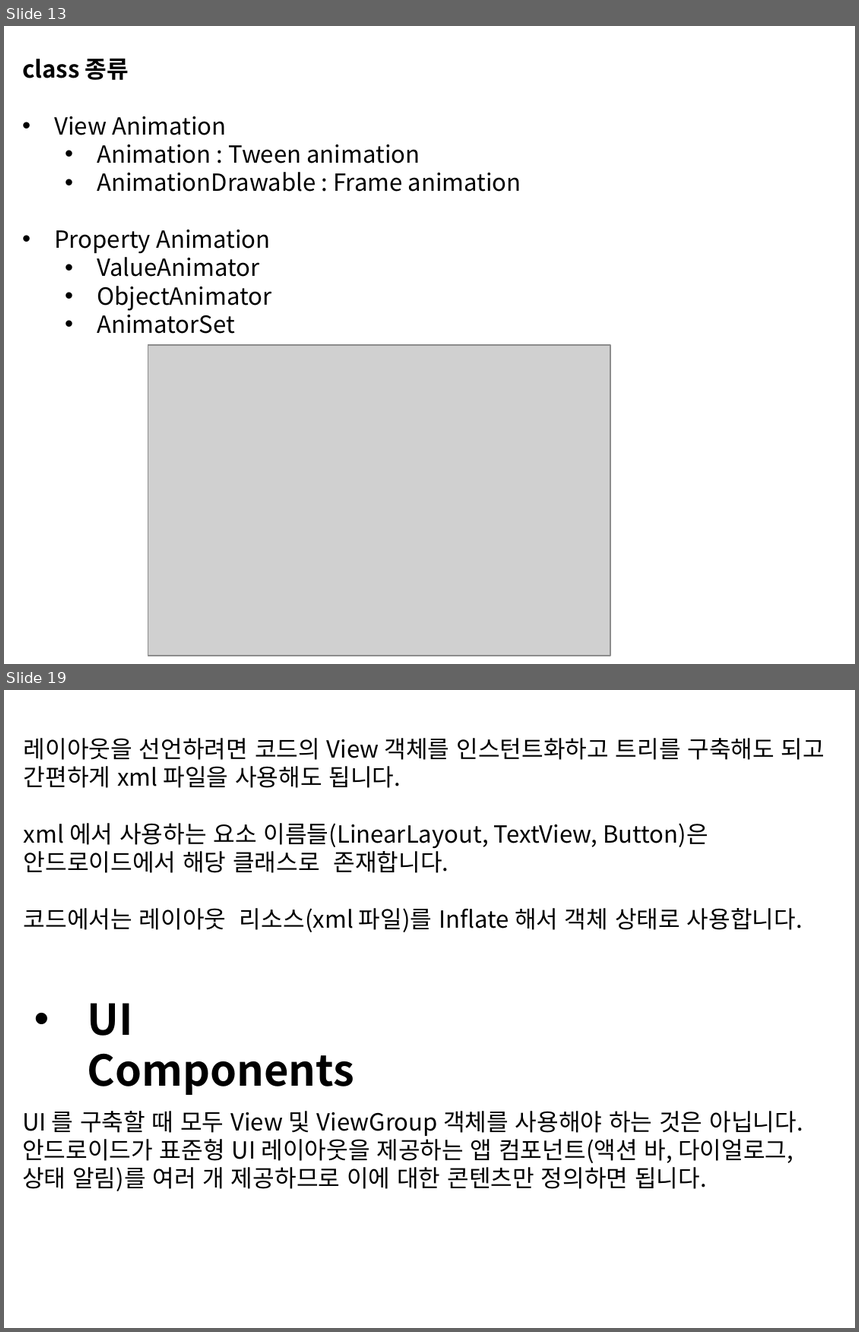
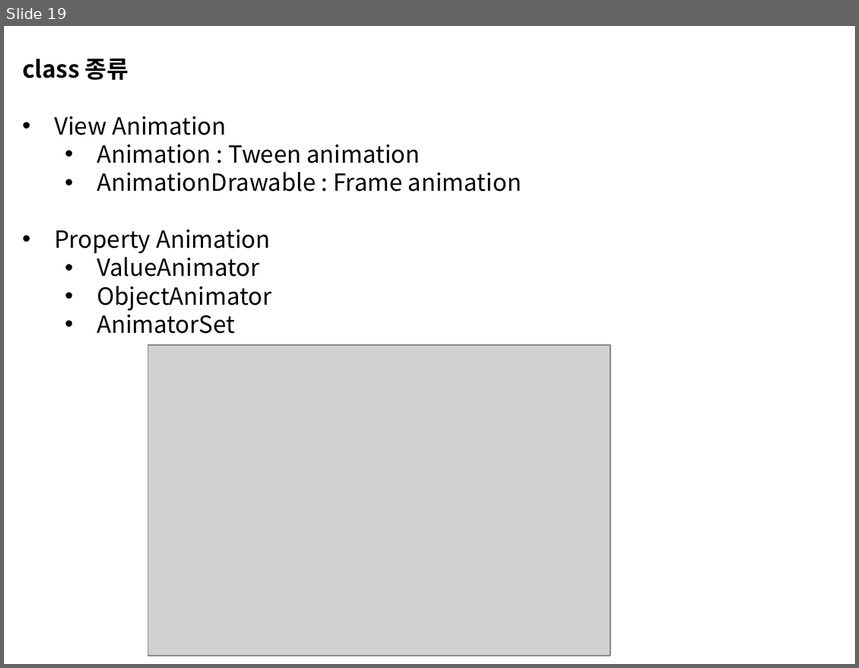
Before and after one commit to sc545/Beacon, a slide deck: 안드로이드 UI.pptx. Shown one above the other, each under a label of ours: slides 13 and 19 before the commit, slide 19 after it; the slides between them are not shown. The pictures are 859x1332 and 859x668 pixels, drawn with LibreOffice and Linux fonts; fonts in the diff are those of the drawing; grey boxes stand for pictures. Boxes give left, top, right and bottom in pixels: in the first picture for what was removed or moved away, otherwise in the second. Text is boxed around its words. In the diff, an @@ line names an element or a change of style, - is before the commit and + after.

Commit message:
3 항목 코드 설명

```diff
--- a/안드로이드 UI.pptx
+++ b/안드로이드 UI.pptx
@@ slide 19 removed at (x1=4, y1=690, x2=855, y2=1328), background #FFFFFF @@
@@ text removed at (x1=24, y1=738, x2=825, y2=932) @@
-레이아웃을 선언하려면 코드의 View 객체를 인스턴트화하고 트리를 구축해도 되고 간편하게 xml 파일을 사용해도 됩니다.
-xml 에서 사용하는 요소 이름들(LinearLayout, TextView, Button)은 안드로이드에서 해당 클래스로 존재합니다.
-코드에서는 레이아웃 리소스(xml 파일)를 Inflate 해서 객체 상태로 사용합니다.
@@ text removed at (x1=88, y1=1003, x2=355, y2=1095) @@
-• UI Components
@@ text removed at (x1=22, y1=1111, x2=804, y2=1192) @@
-UI 를 구축할 때 모두 View 및 ViewGroup 객체를 사용해야 하는 것은 아닙니다. 안드로이드가 표준형 UI 레이아웃을 제공하는 앱 컴포넌트(액션 바, 다이얼로그, 상태 알림)를 여러 개 제공하므로 이에 대한 콘텐츠만 정의하면 됩니다.
@@ what was slide 13 is now slide 19 @@
```
Also in this commit, not shown: 8 slides changed, 6 slides added, 16 other slides removed, 17 other files.
